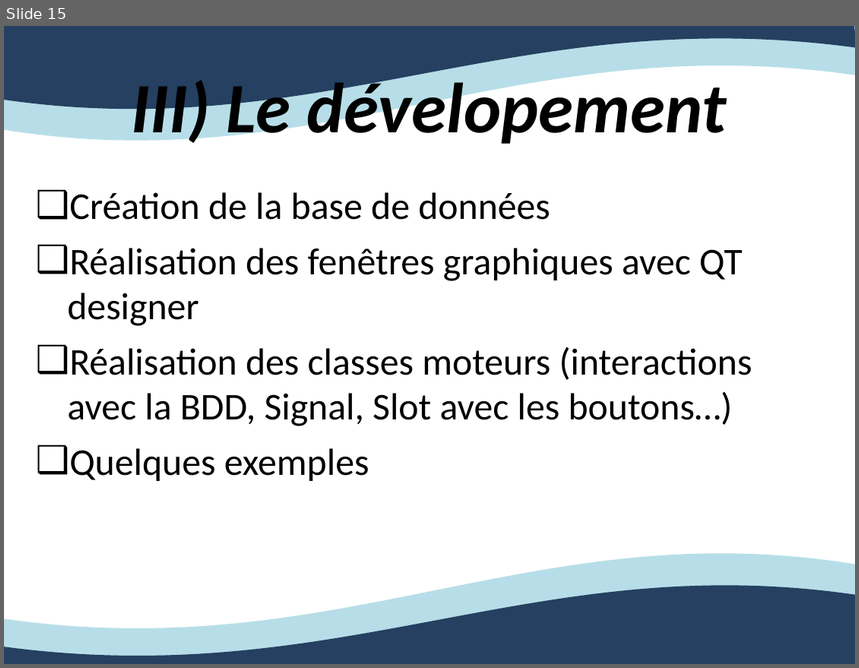
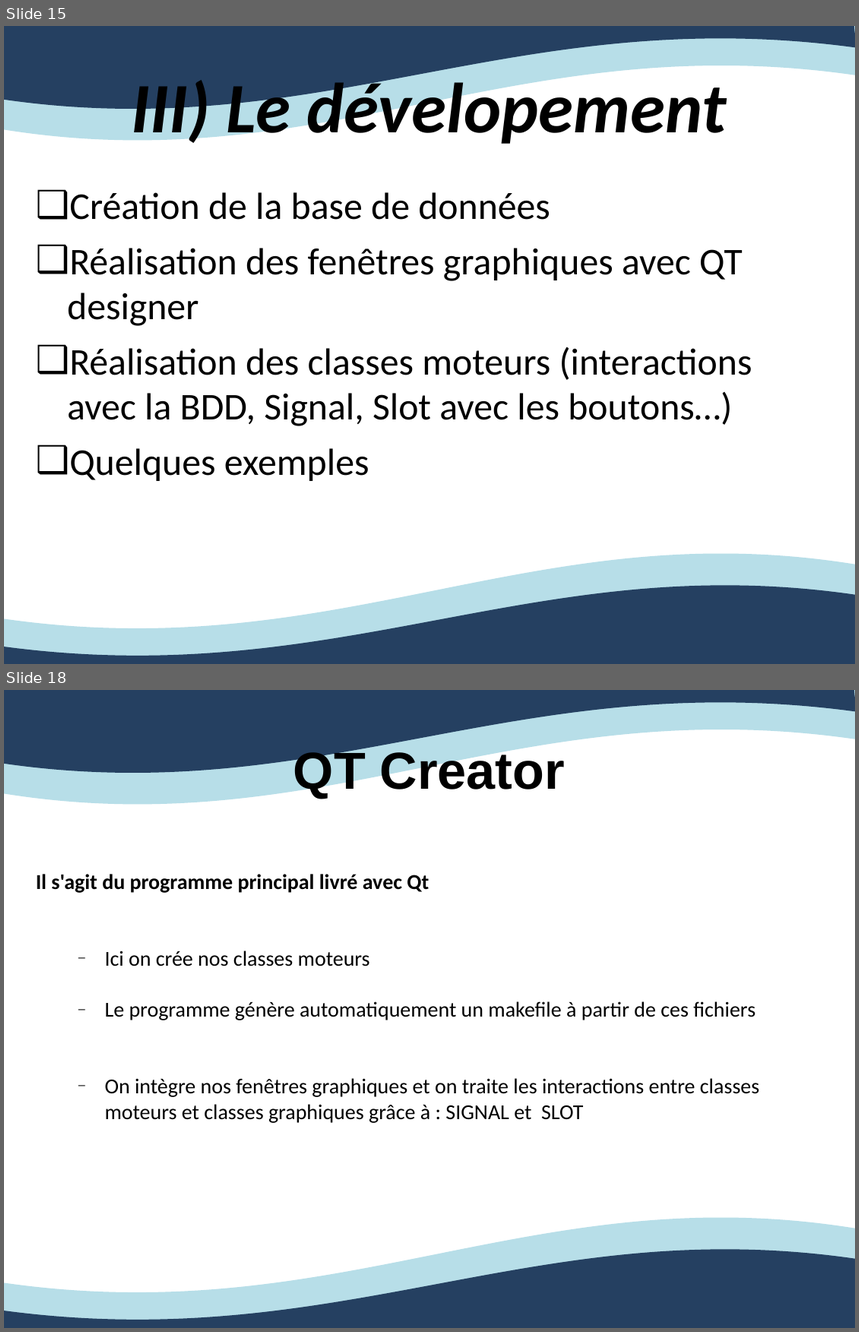
Before and after one commit to Ovan33/Immobilier, a slide deck: docs/Rapport/ProjetTuteureExpression.ppt. Shown one above the other, each under a label of ours: slide 15 before the commit, slides 15 and 18 after it; the slides between them are not shown. The pictures are 859x668 and 859x1332 pixels, drawn with LibreOffice and Linux fonts; fonts in the diff are those of the drawing. Boxes give left, top, right and bottom in pixels: in the first picture for what was removed or moved away, otherwise in the second. Text is boxed around its words. In the diff, an @@ line names an element or a change of style, - is before the commit and + after.

Commit message:
Modification du ppt en fr > anglais à faire Ajout d'images pour construction ppt Modification du fichier pencil pour la recherche des biens Ajout de la classe graphique de recherche des biens

```diff
--- a/docs/Rapport/ProjetTuteureExpression.ppt
+++ b/docs/Rapport/ProjetTuteureExpression.ppt
@@ slide 18 added at (x1=4, y1=690, x2=855, y2=1328), background #FFFFFF; not listed: 4 template elements that a slide beside it also shows @@
@@ title added at (x1=294, y1=748, x2=565, y2=799), 44 pt, text #000000, bold @@
+QT Creator
@@ text added at (x1=36, y1=874, x2=759, y2=1123), 18 pt, text #000000 @@
+Il s'agit du programme principal livré avec Qt
+  – Ici on crée nos classes moteurs
+  – Le programme génère automatiquement un makefile à partir de ces fichiers
+  – On intègre nos fenêtres graphiques et on traite les interactions entre classes moteurs et classes graphiques grâce à : SIGNAL et SLOT
@@ slide 15 changed as well @@
@@ freeform shape at (x1=4, y1=26, x2=855, y2=140): outline redrawn @@
@@ freeform shape at (x1=4, y1=26, x2=855, y2=110): outline redrawn @@
```
Also in this commit, not shown: 14 other slides changed, 8 other slides added, 11 other files.
